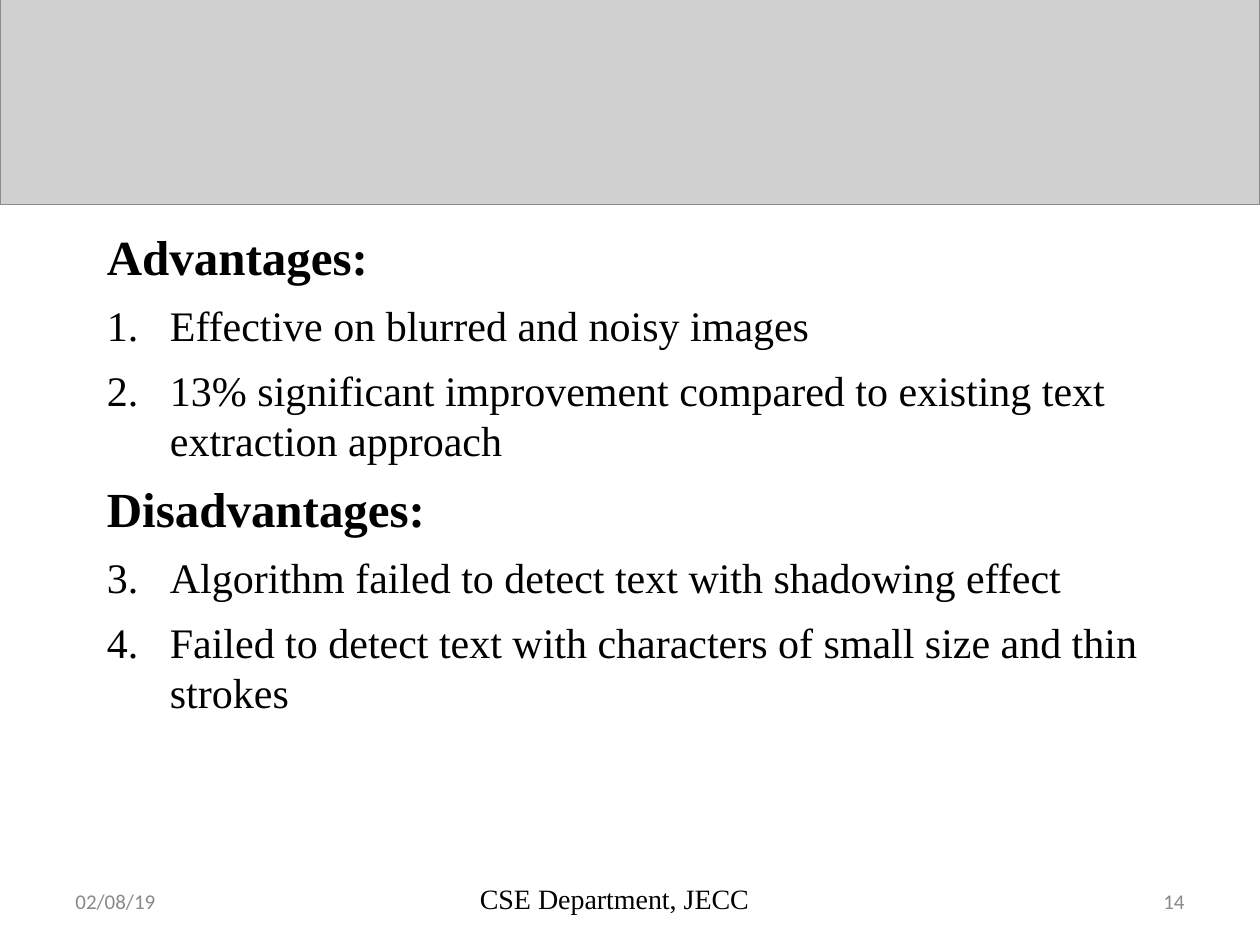
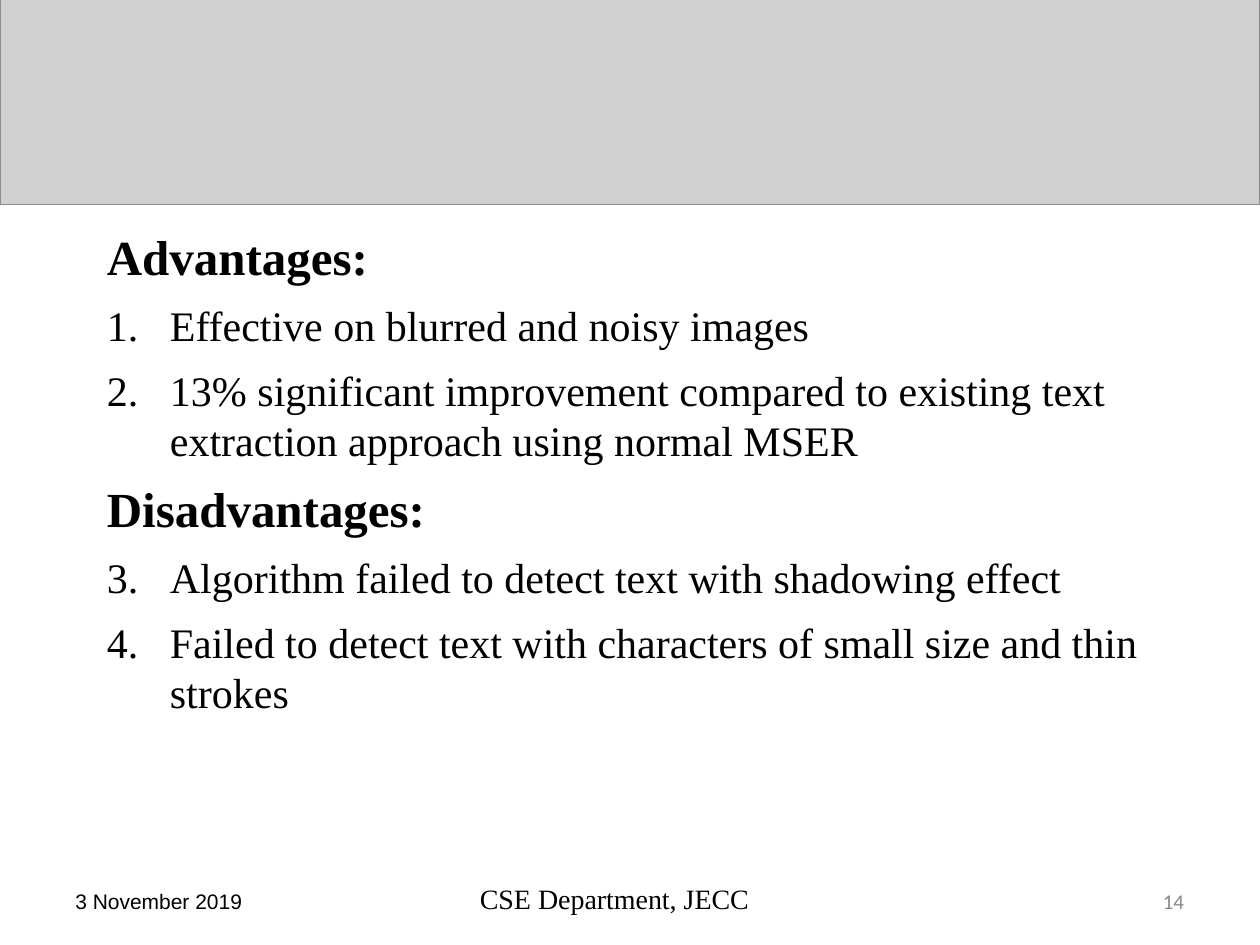
Before and after one commit to sreeragrnandan/Design-Project, a slide deck: slide 14 of DP G7 first review.pptx. Drawn at 1260x945 pixels with LibreOffice and Linux fonts; fonts in the diff are those of the drawing; grey boxes stand for pictures. Boxes give left, top, right and bottom in pixels: in the first picture for what was removed or moved away, otherwise in the second. Text is boxed around its words. In the diff, an @@ line names an element or a change of style, - is before the commit and + after.

```diff
--- a/DP G7 first review.pptx
+++ b/DP G7 first review.pptx
@@ text at (170, 376, 1105, 465): text changed @@
-2. 13% significant improvement compared to existing text extraction approach
+2. 13% significant improvement compared to existing text extraction approach using normal MSER
@@ text at (75, 893, 242, 910): text changed; font Calibri to Arial; text colour #898989 to #000000 @@
-02/08/19
+3 November 2019
```
Also in this commit, not shown: 23 other slides changed, 2 slides added, 2 slides removed, 7 other files.
